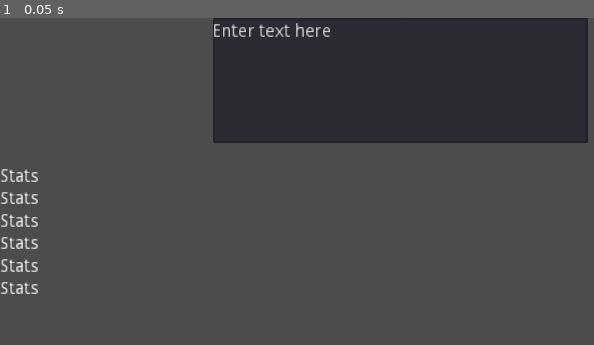
Above: before the commit, frame 1.
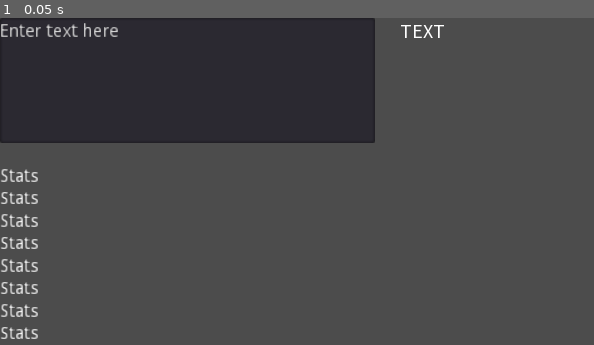
Above: after the commit, the same moment.

Repository: Jantho1990/Pseudo-3D-Layer-Test
Game: Godot game, scene res://_tests/TextboxScale/TextboxScaleTest.tscn
Same seed, same stepped clock (60 frames per second), same inputs: the game is played once before the commit and once after it. This scene is started directly instead of the project's main scene.
Inputs:
- Up to frame 1 (0.05 s): no input

The runs differ from the first frame. In frame 1, 28% of the frame differs, in the area x 0-99%, y 0-99%.

Commit message:
implemented calculate_lines

Diff:
--- a/_tests/TextboxScale/TextboxScaleTest.gd
+++ b/_tests/TextboxScale/TextboxScaleTest.gd
@@ -8,13 +8,15 @@
 
 
 onready var TE = $VBoxContainer/HBoxContainer/TextEdit
-onready var RTL = $RichTextLabel
+onready var RTL = $VBoxContainer/HBoxContainer/RichTextLabel
 onready var L1 = $VBoxContainer/VBoxContainer/Label1
 onready var L2 = $VBoxContainer/VBoxContainer/Label2
 onready var L3 = $VBoxContainer/VBoxContainer/Label3
 onready var L4 = $VBoxContainer/VBoxContainer/Label4
 onready var L5 = $VBoxContainer/VBoxContainer/Label5
 onready var L6 = $VBoxContainer/VBoxContainer/Label6
+onready var L7 = $VBoxContainer/VBoxContainer/Label7
+onready var L8 = $VBoxContainer/VBoxContainer/Label8
 
 
 # Called when the node enters the scene tree for the first time.
@@ -36,8 +38,10 @@
   L3.text = String(RTL.get_content_height())
   L4.text = String(RTL.rect_size)
   var split_text = split_and_keep_delimiters(TE.text, [' '])
+  var font = RTL.get_font('normal_font')
   L5.text = String(split_text)
   L6.text = String(split_text.size())
+  L7.text = String(calculate_lines(split_text, font, RTL.rect_size.x))
 
 
 ###
@@ -45,11 +49,21 @@
 # https://gist.github.com/Pilvinen/c3a858e2fabe87f3ead967dd15a25d98
 ###
 
-func get_pixel_height_for_text(text : String, font : DynamicFont):
+func get_pixel_height_for_text(text : String, font : DynamicFont, container_width : int):
   var font_height = font.get_height()
 
+  var split_text = split_and_keep_delimiters(text, [' '])
 
-func split_and_keep_delimiters(text : String, delimiters: Array):
+  var line_count = calculate_lines(split_text, font, container_width)
+
+  var pixel_height = line_count * font_height
+
+  pixel_height += font.outline_size * line_count
+
+  return pixel_height
+
+
+func split_and_keep_delimiters(text : String, delimiters : Array):
   var parts = text.split('')
 
   if text.length() > 0:
@@ -70,3 +84,46 @@
           finished = true
 
   return parts
+
+
+func calculate_lines(split_text : Array, font : DynamicFont, container_width: int):
+  print('WIDTH: ', container_width)
+  # How many pixels until we need to wrap to next line
+  var width_until_next_line = container_width
+
+  # Keep track of last index
+  var last_index = split_text.size() - 1
+
+  # Keep track of current index
+  var index_ct = 0
+
+  # Keep track of total lines, starting with an assumed first line
+  var total_lines = 1
+
+  # Iterate through the split text and find out how many lines it will be split into
+  for word in split_text:
+    var pixels_in_word = get_word_pixel_width(word, font)
+    print('Next line:', width_until_next_line, ', Word: ', word, ' -- ', pixels_in_word, ' pixels wide')
+
+    # If amount of pixels is more than one line can handle, go to next line.
+    if pixels_in_word > width_until_next_line:
+      total_lines += 1
+
+      # Subtract word pixel length from next line.
+      width_until_next_line = container_width - pixels_in_word
+    elif pixels_in_word == width_until_next_line:
+      # Increment line counter if we aren't on the last line
+      if index_ct != last_index:
+        total_lines += 1
+      width_until_next_line -= pixels_in_word
+    else:
+      # Subtract word pixel length from next line.
+      width_until_next_line -= pixels_in_word
+
+    index_ct += 1
+
+  return total_lines
+
+
+func get_word_pixel_width(word : String, font : DynamicFont) -> int:
+  return int(font.get_string_size(word).x)
--- a/_tests/TextboxScale/TextboxScaleTest.tscn
+++ b/_tests/TextboxScale/TextboxScaleTest.tscn
@@ -1,23 +1,15 @@
-[gd_scene load_steps=2 format=2]
+[gd_scene load_steps=4 format=2]
 
 [ext_resource path="res://_tests/TextboxScale/TextboxScaleTest.gd" type="Script" id=1]
+[ext_resource path="res://fonts/adobe_source_san_pro_ttf/SourceSansPro-Regular.ttf" type="DynamicFontData" id=2]
+
+[sub_resource type="DynamicFont" id=1]
+font_data = ExtResource( 2 )
 
 [node name="TextboxScaleTest" type="Control"]
 anchor_right = 1.0
 anchor_bottom = 1.0
 script = ExtResource( 1 )
-__meta__ = {
-"_edit_use_anchors_": false
-}
-
-[node name="RichTextLabel" type="RichTextLabel" parent="."]
-margin_left = 320.0
-margin_right = 640.0
-margin_bottom = 100.0
-size_flags_horizontal = 3
-size_flags_vertical = 3
-bbcode_text = "TEXT"
-text = "TEXT"
 __meta__ = {
 "_edit_use_anchors_": false
 }
@@ -41,8 +33,7 @@
 }
 
 [node name="TextEdit" type="TextEdit" parent="VBoxContainer/HBoxContainer"]
-margin_left = 170.0
-margin_right = 470.0
+margin_right = 300.0
 margin_bottom = 100.0
 rect_min_size = Vector2( 300, 100 )
 text = "Enter text here"
@@ -51,10 +42,23 @@
 "_edit_use_anchors_": false
 }
 
+[node name="RichTextLabel" type="RichTextLabel" parent="VBoxContainer/HBoxContainer"]
+margin_left = 320.0
+margin_right = 640.0
+margin_bottom = 100.0
+size_flags_horizontal = 3
+size_flags_vertical = 3
+custom_fonts/normal_font = SubResource( 1 )
+bbcode_text = "TEXT"
+text = "TEXT"
+__meta__ = {
+"_edit_use_anchors_": false
+}
+
 [node name="VBoxContainer" type="VBoxContainer" parent="VBoxContainer"]
 margin_top = 120.0
 margin_right = 640.0
-margin_bottom = 224.0
+margin_bottom = 260.0
 
 [node name="Label1" type="Label" parent="VBoxContainer/VBoxContainer"]
 margin_right = 640.0
@@ -90,3 +94,15 @@
 margin_right = 640.0
 margin_bottom = 104.0
 text = "Stats"
+
+[node name="Label7" type="Label" parent="VBoxContainer/VBoxContainer"]
+margin_top = 108.0
+margin_right = 640.0
+margin_bottom = 122.0
+text = "Stats"
+
+[node name="Label8" type="Label" parent="VBoxContainer/VBoxContainer"]
+margin_top = 126.0
+margin_right = 640.0
+margin_bottom = 140.0
+text = "Stats"
